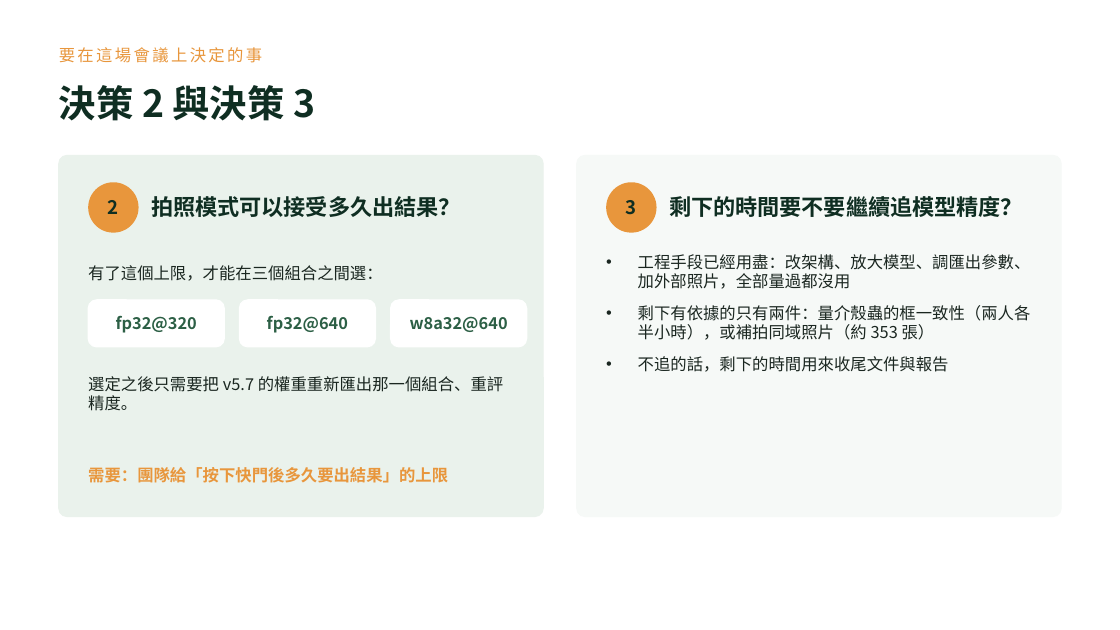
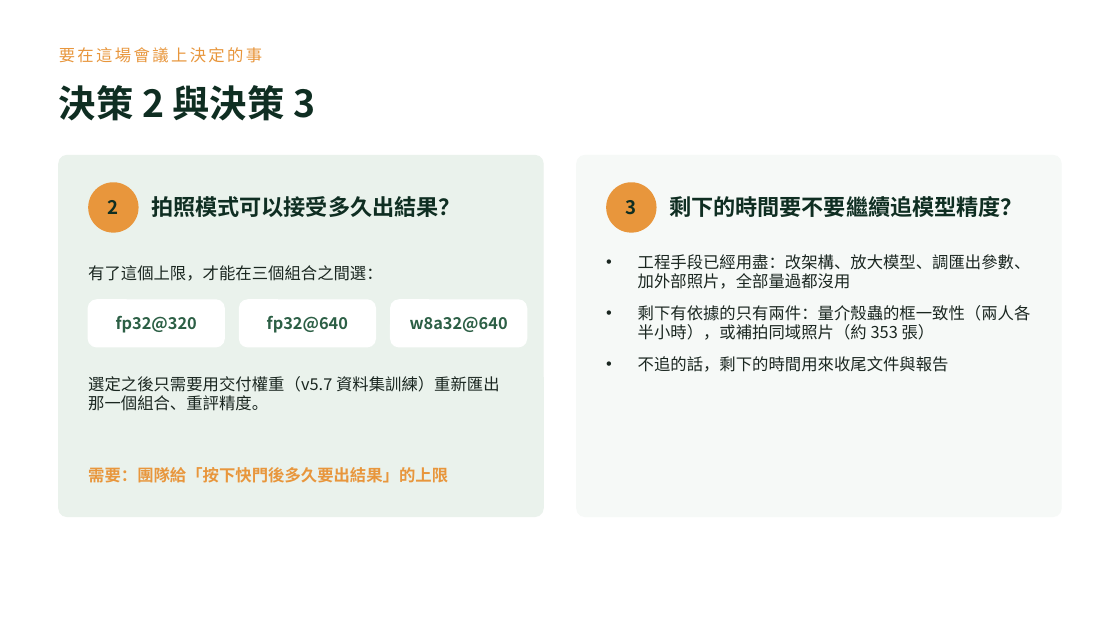
Before and after one commit to OneLeaf-dx/detection, a slide deck: slide 9 of docs/v12.3_簡報_口頭報告.pptx. Drawn at 1120x630 pixels with LibreOffice and Linux fonts; fonts in the diff are those of the drawing. Boxes give left, top, right and bottom in pixels: in the first picture for what was removed or moved away, otherwise in the second. Text is boxed around its words. In the diff, an @@ line names an element or a change of style, - is before the commit and + after.

```diff
--- a/docs/v12.3_簡報_口頭報告.pptx
+++ b/docs/v12.3_簡報_口頭報告.pptx
@@ text at bbox=[88, 376, 500, 411]: text changed @@
-選定之後只需要把 v5.7 的權重重新匯出那一個組合、重評精度。
+選定之後只需要用交付權重（v5.7 資料集訓練）重新匯出那一個組合、重評精度。
```
Also in this commit, not shown: 11 other slides changed, 19 other files.
